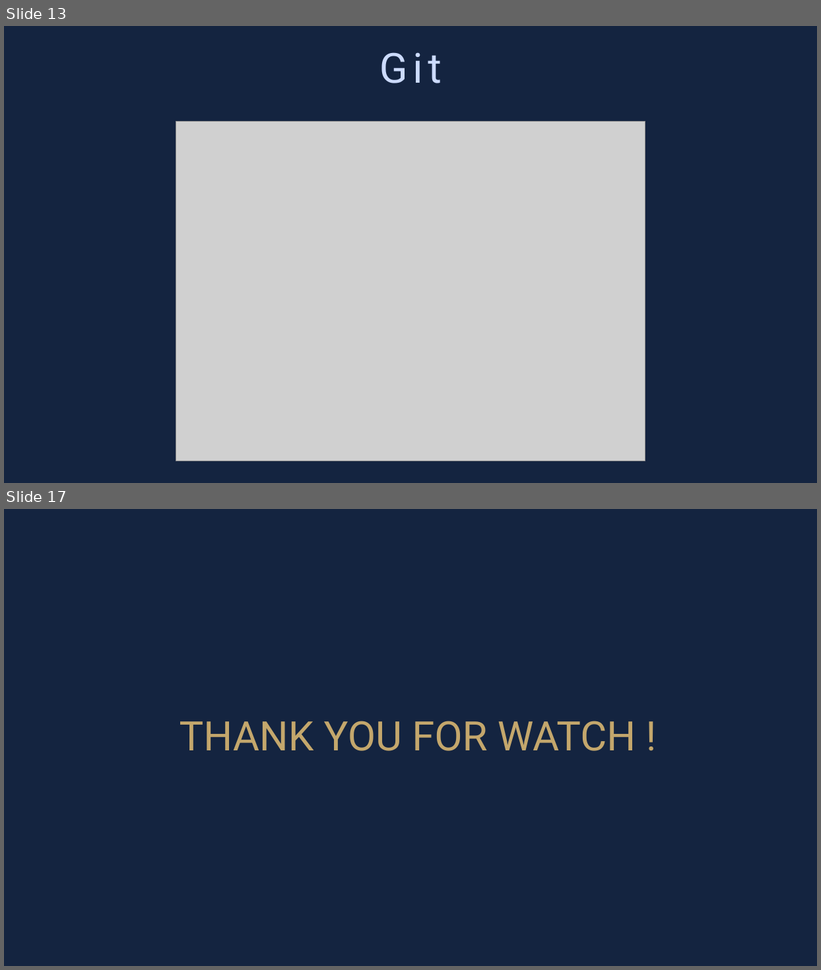
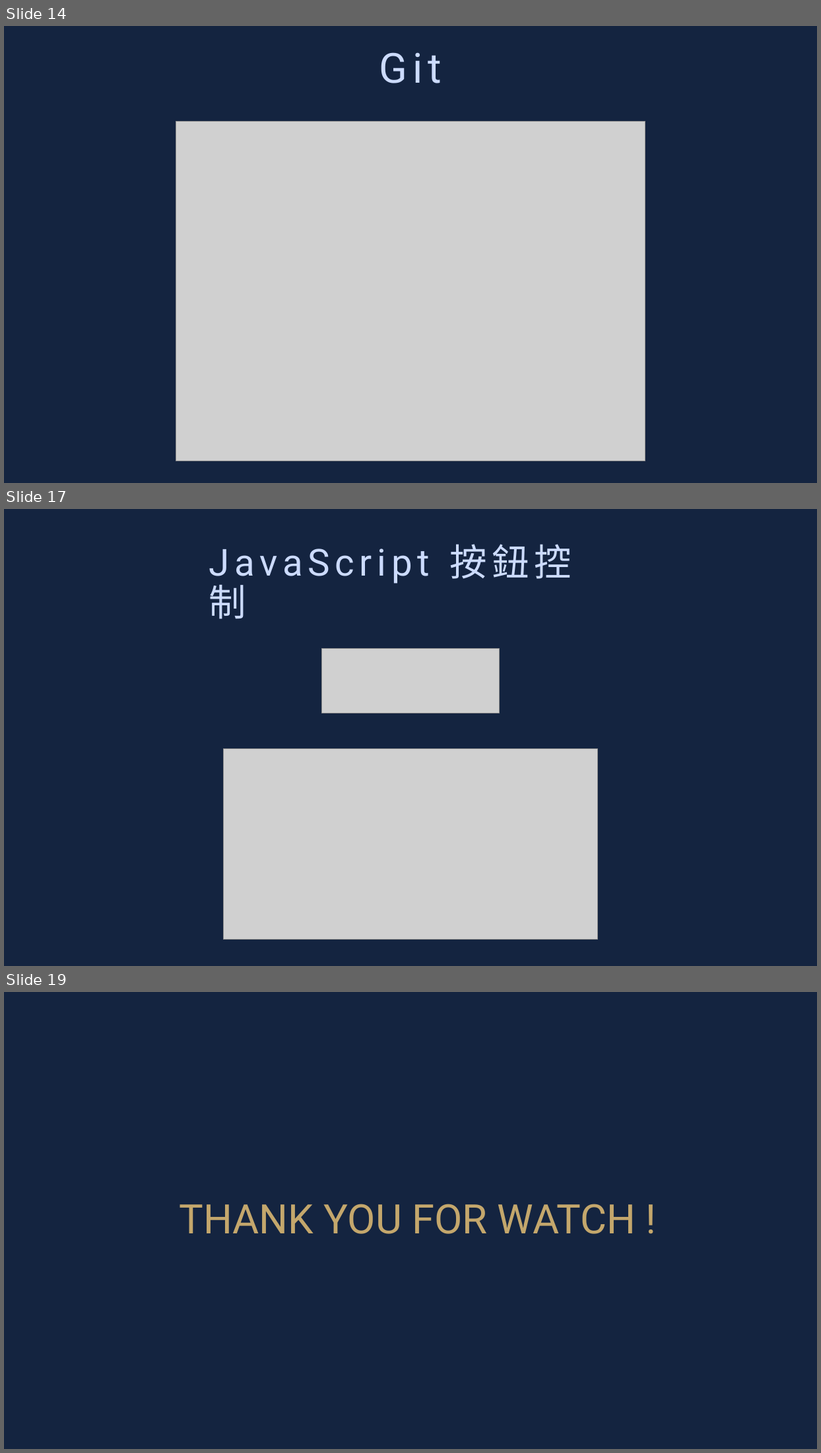
Before and after one commit to leonasdev/WebMidProject, a slide deck: 企劃書.pptx. Shown one above the other, each under a label of ours: slides 13 and 17 before the commit, slides 14, 17 and 19 after it; the slides between them are not shown. The pictures are 821x970 and 821x1453 pixels, drawn with LibreOffice and Linux fonts; fonts in the diff are those of the drawing; grey boxes stand for pictures. Boxes give left, top, right and bottom in pixels: in the first picture for what was removed or moved away, otherwise in the second. Text is boxed around its words. In the diff, an @@ line names an element or a change of style, - is before the commit and + after.

```diff
--- a/企劃書.pptx
+++ b/企劃書.pptx
@@ slide 17 added at (x1=4, y1=509, x2=817, y2=966), background #142440 @@
@@ title added at (x1=209, y1=544, x2=572, y2=619), 44 pt, text #CCDBFD @@
+JavaScript 按鈕控制
@@ picture added at (x1=322, y1=649, x2=499, y2=714) @@
@@ picture added at (x1=224, y1=749, x2=597, y2=940) @@
@@ what was slide 13 is now slide 14 @@
@@ what was slide 17 is now slide 19 @@
```
Also in this commit, not shown: 1 slide changed, 4 other slides added, 3 slides removed.
